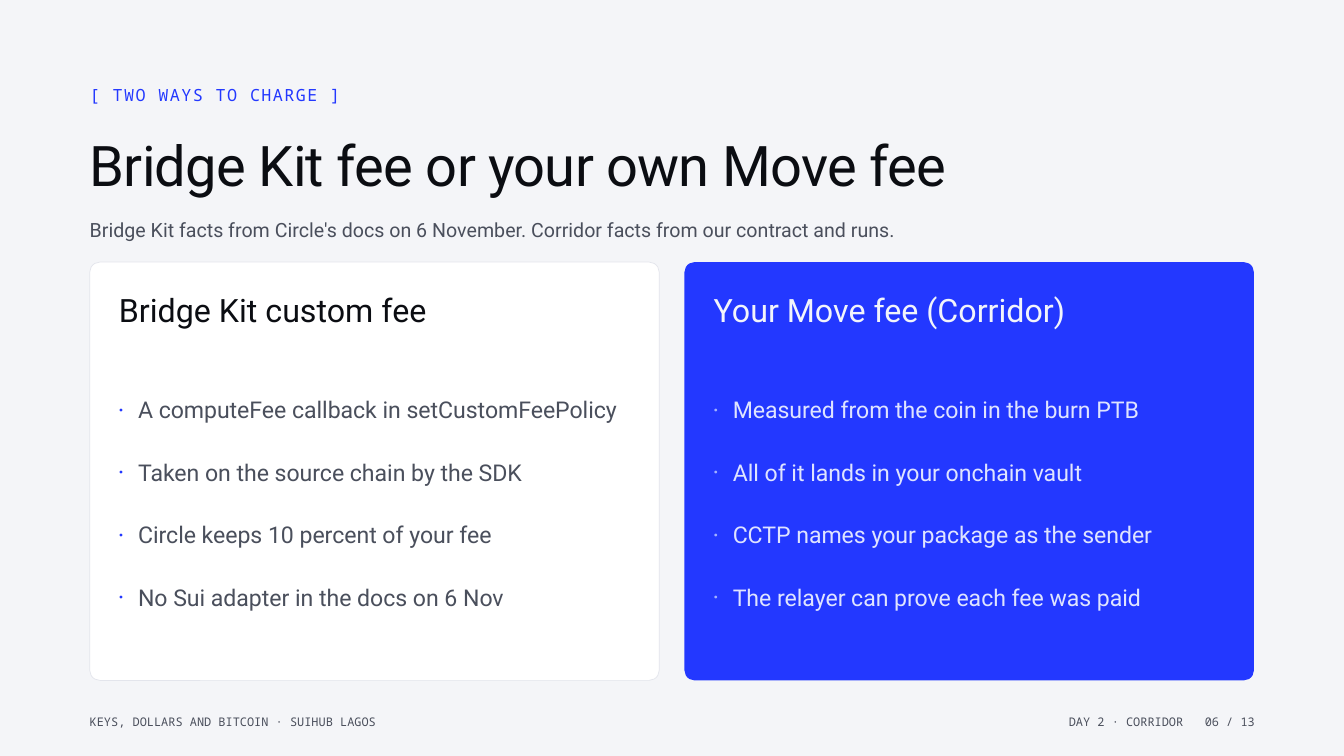
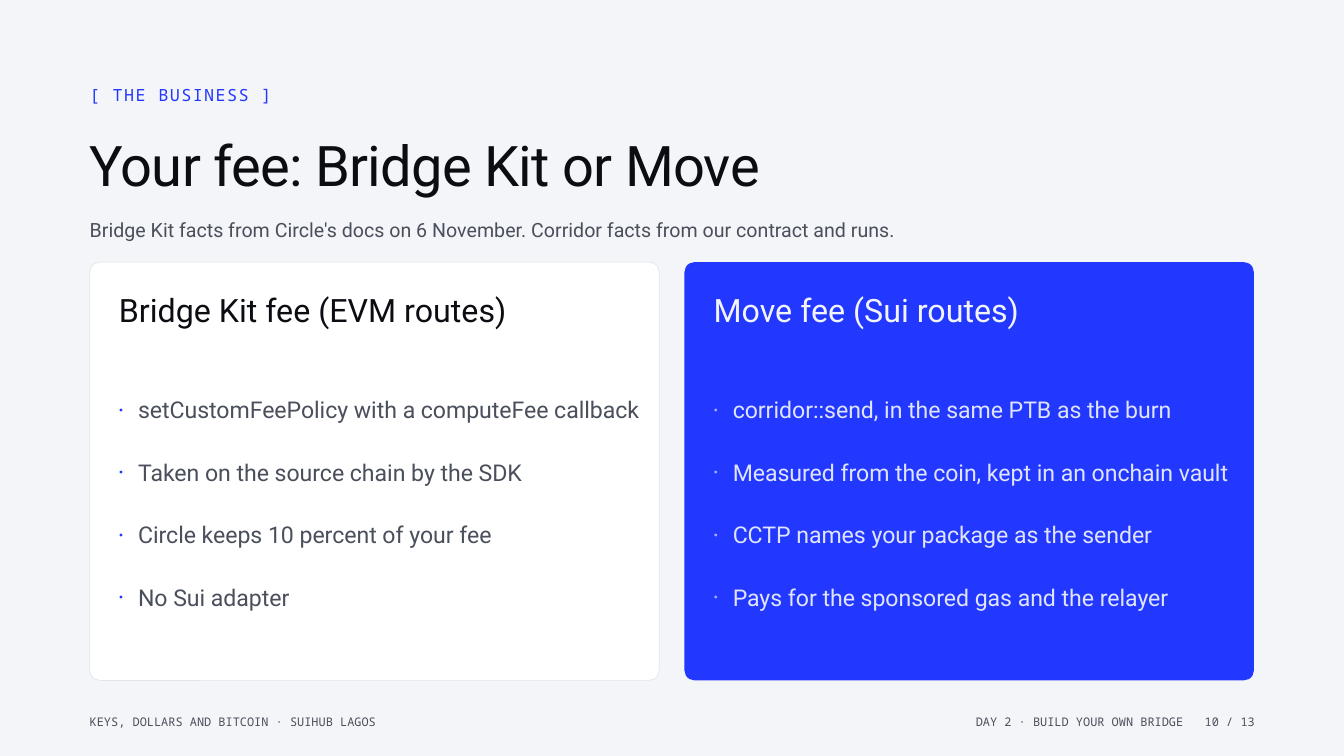
Before and after one commit to Nuel-osas/day2-corridor, a slide deck: slide 10 of teaching/Day2_Build_Your_Own_Bridge.pptx (slide 6 before the commit). Drawn at 1344x756 pixels with LibreOffice and Linux fonts; fonts in the diff are those of the drawing. Boxes give left, top, right and bottom in pixels: in the first picture for what was removed or moved away, otherwise in the second. Text is boxed around its words. In the diff, an @@ line names an element or a change of style, - is before the commit and + after.

Commit message:
teaching: rebuild the Day 2 deck around building a Setsuna-style bridge app
The class is meant to teach students to build a bridge like bridge.setsuna.finance, and the first
deck taught one Sui to Base corridor. The thirteen slides now walk the product: the six parts of
a bridge app, what CCTP V2 runs on Sui (testnet and mainnet), the four steps, wallets per
ecosystem, Bridge Kit for EVM, our own PTBs for Sui, who pays the gas, the fee, half-done
transfers, proof from the live app, and the gotchas. Rejected: adding slides on top of the old
deck, which would break the thirteen-slide limit and keep teaching the narrower app first.

```diff
--- a/teaching/Day2_Build_Your_Own_Bridge.pptx
+++ b/teaching/Day2_Build_Your_Own_Bridge.pptx
@@ text at [113,89,248,101]: text changed @@
-[ TWO WAYS TO CHARGE ]
+[ THE BUSINESS ]
@@ text at [90,143,760,198]: text changed @@
-Bridge Kit fee or your own Move fee
+Your fee: Bridge Kit or Move
@@ text at [119,296,506,329]: text changed @@
-Bridge Kit custom fee
+Bridge Kit fee (EVM routes)
@@ text at [714,296,1019,329]: text changed @@
-Your Move fee (Corridor)
+Move fee (Sui routes)
@@ text at [138,400,639,423]: text changed @@
-A computeFee callback in setCustomFeePolicy
+setCustomFeePolicy with a computeFee callback
@@ text added at [733,400,1171,421], 16.5 pt, text #DFE4FF @@
+corridor::send, in the same PTB as the burn
@@ text at [733,463,1228,486]: text changed @@
-Measured from the coin in the burn PTB
+Measured from the coin, kept in an onchain vault
@@ text removed at [733,463,1082,486] @@
-All of it lands in your onchain vault
@@ text at [138,588,289,611]: text changed @@
-No Sui adapter in the docs on 6 Nov
+No Sui adapter
@@ text at [733,588,1168,611]: text changed @@
-The relayer can prove each fee was paid
+Pays for the sponsored gas and the relayer
@@ text at [976,717,1255,726]: text changed @@
-DAY 2 · CORRIDOR 06 / 13
+DAY 2 · BUILD YOUR OWN BRIDGE 10 / 13
```
Also in this commit, not shown: 5 other slides changed, 7 slides added, 7 slides removed, 4 other files.
